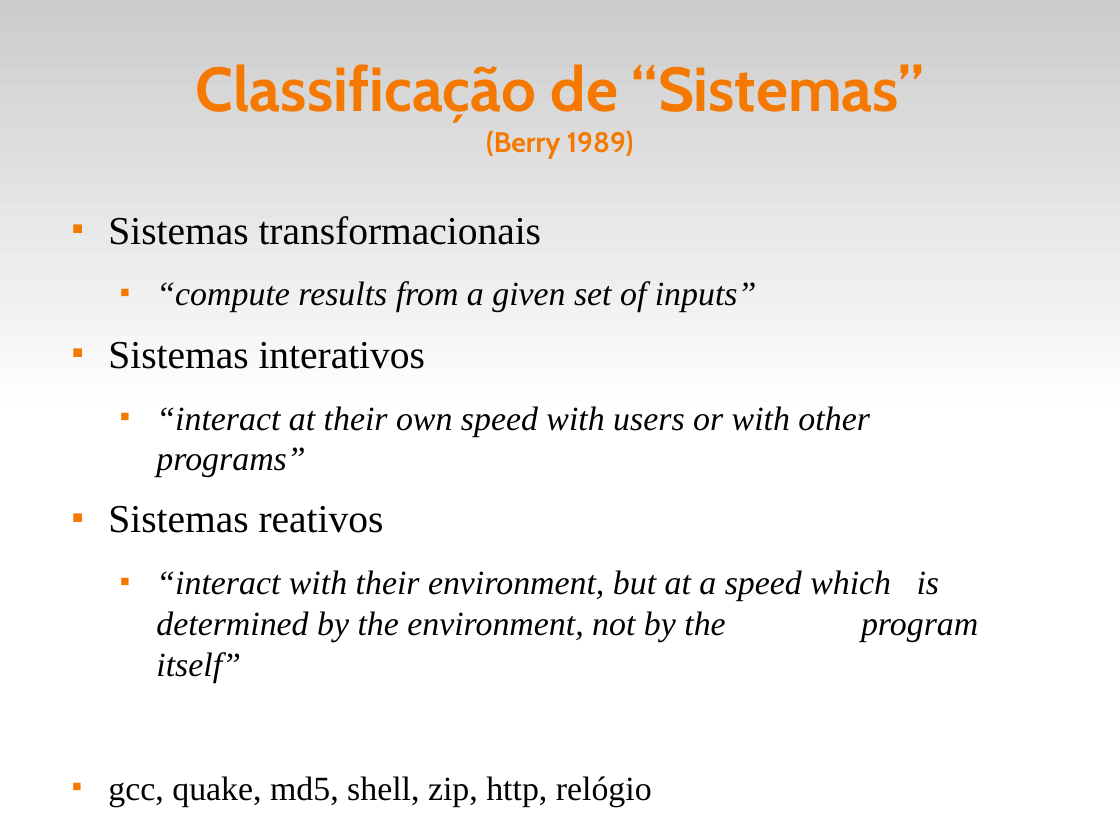
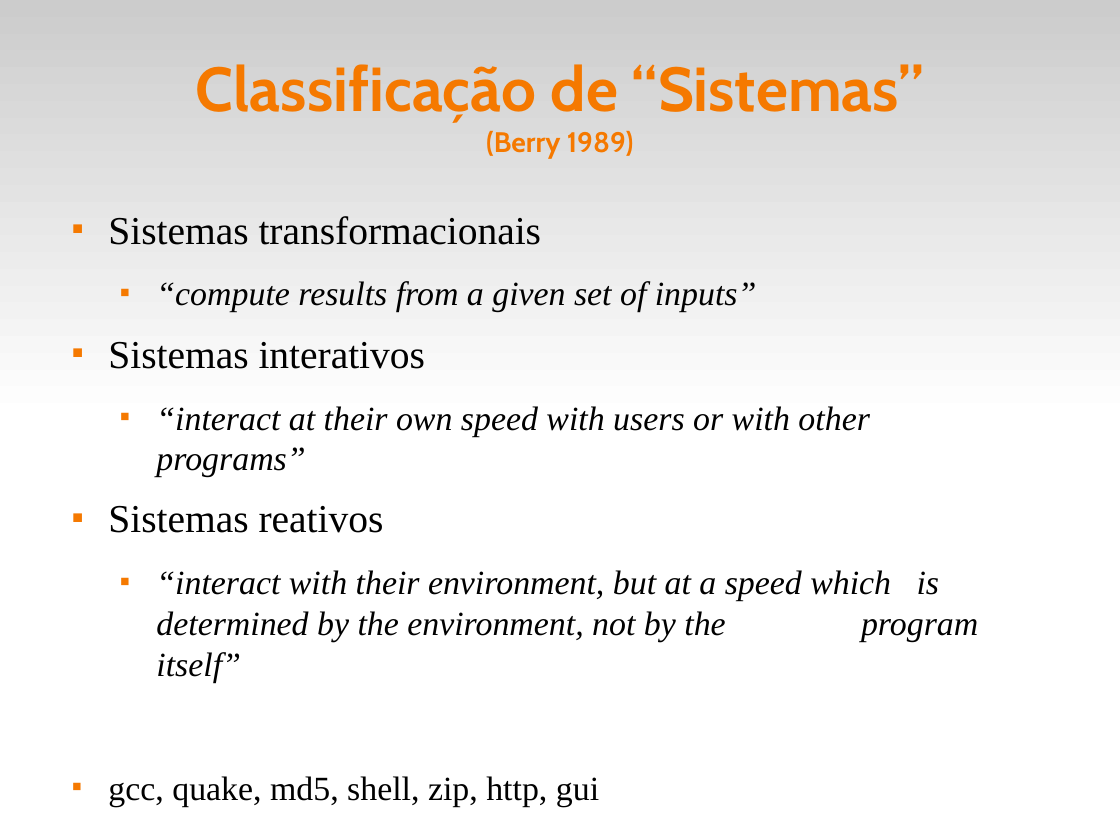
Before and after one commit to fsantanna-uerj/reativos, a slide deck: slide 2 of slides/01_reativos.odp. Drawn at 1120x840 pixels with LibreOffice and Linux fonts; fonts in the diff are those of the drawing. Boxes give left, top, right and bottom in pixels: in the first picture for what was removed or moved away, otherwise in the second. Text is boxed around its words. In the diff, an @@ line names an element or a change of style, - is before the commit and + after.

```diff
--- a/slides/01_reativos.odp
+++ b/slides/01_reativos.odp
@@ text at (108,776,599,807): text changed @@
-■ gcc, quake, md5, shell, zip, http, relógio
+■ gcc, quake, md5, shell, zip, http, gui
```
Also in this commit, not shown: 1 other slide changed, 5 slides added, 1 slide removed, 15 other files.
